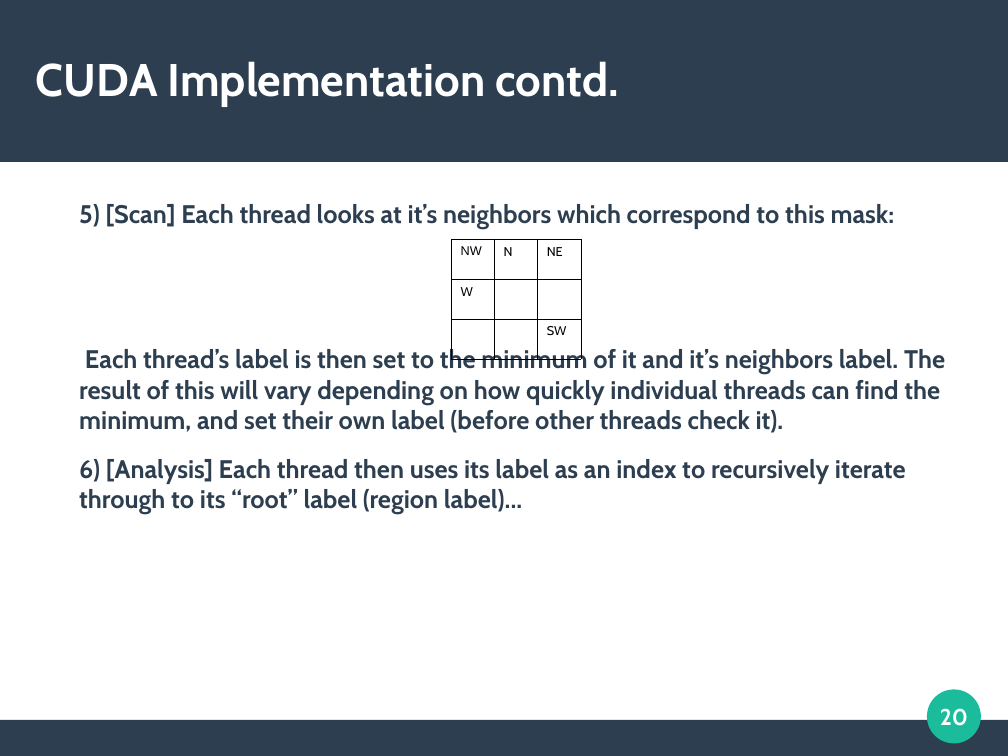
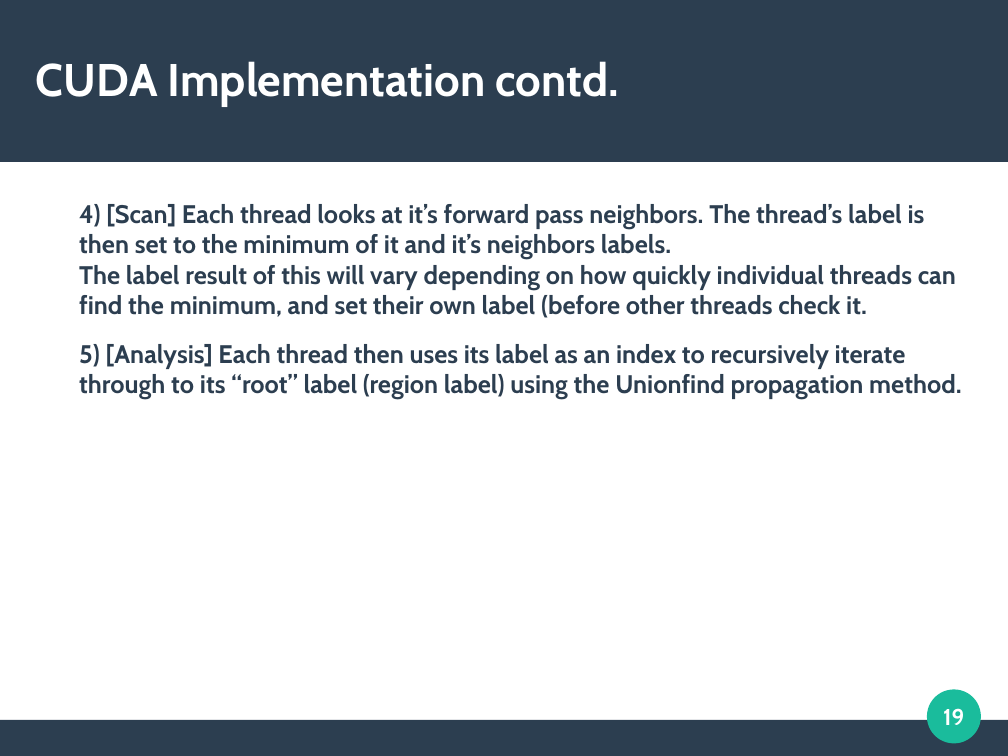
Before and after one commit to cycraig/ConnectedComponentsLabelling, a slide deck: slide 19 of presentation/Presentation.odp (slide 20 before the commit). Drawn at 1008x756 pixels with LibreOffice and Linux fonts; fonts in the diff are those of the drawing. Boxes give left, top, right and bottom in pixels: in the first picture for what was removed or moved away, otherwise in the second. Text is boxed around its words. In the diff, an @@ line names an element or a change of style, - is before the commit and + after.

```diff
--- a/presentation/Presentation.odp
+++ b/presentation/Presentation.odp
@@ text at [79, 204, 962, 399]: text changed @@
-5) [Scan] Each thread looks at it’s neighbors which correspond to this mask:
-Each thread’s label is then set to the minimum of it and it’s neighbors label. The result of this will vary depending on how quickly individual threads can find the minimum, and set their own label (before other threads check it).
-6) [Analysis] Each thread then uses its label as an index to recursively iterate through to its “root” label (region label)...
+4) [Scan] Each thread looks at it’s forward pass neighbors. The thread’s label is then set to the minimum of it and it’s neighbors labels.
+The label result of this will vary depending on how quickly individual threads can find the minimum, and set their own label (before other threads check it.
+5) [Analysis] Each thread then uses its label as an index to recursively iterate through to its “root” label (region label) using the Unionfind propagation method.
@@ table removed at [452, 240, 581, 359], 3 rows, 3 columns @@
-NW | N | NE
-W |  | 
- |  | SW
@@ page number at [943, 708, 964, 725]: text changed @@
-20
+19
```
Also in this commit, not shown: 16 other slides changed, 2 slides added, 31 other files.
